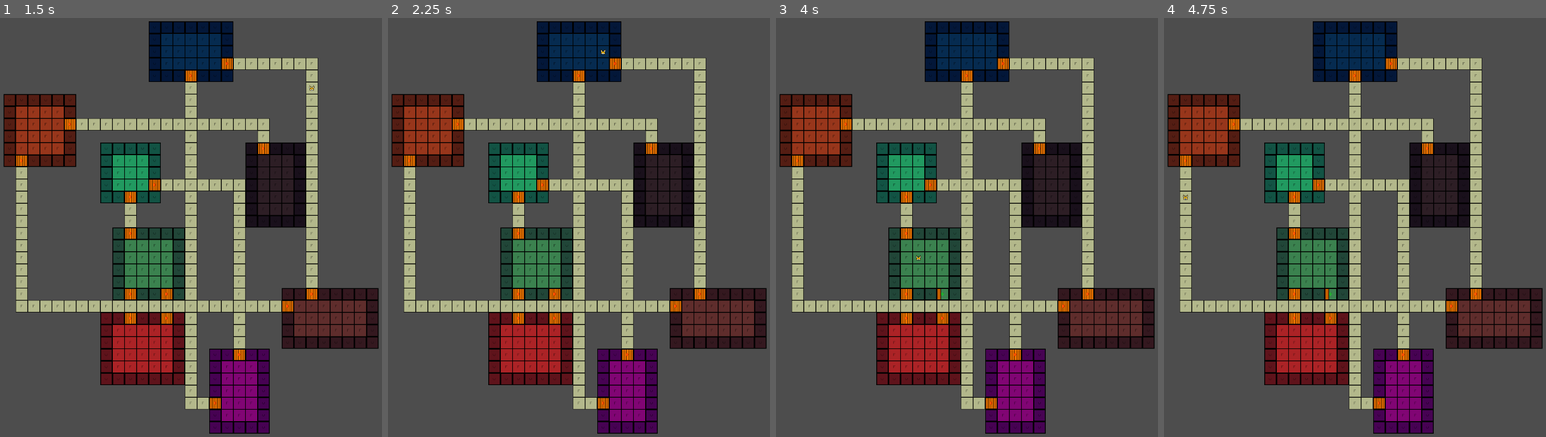
Above: before the commit, frames 1-4 (left to right).
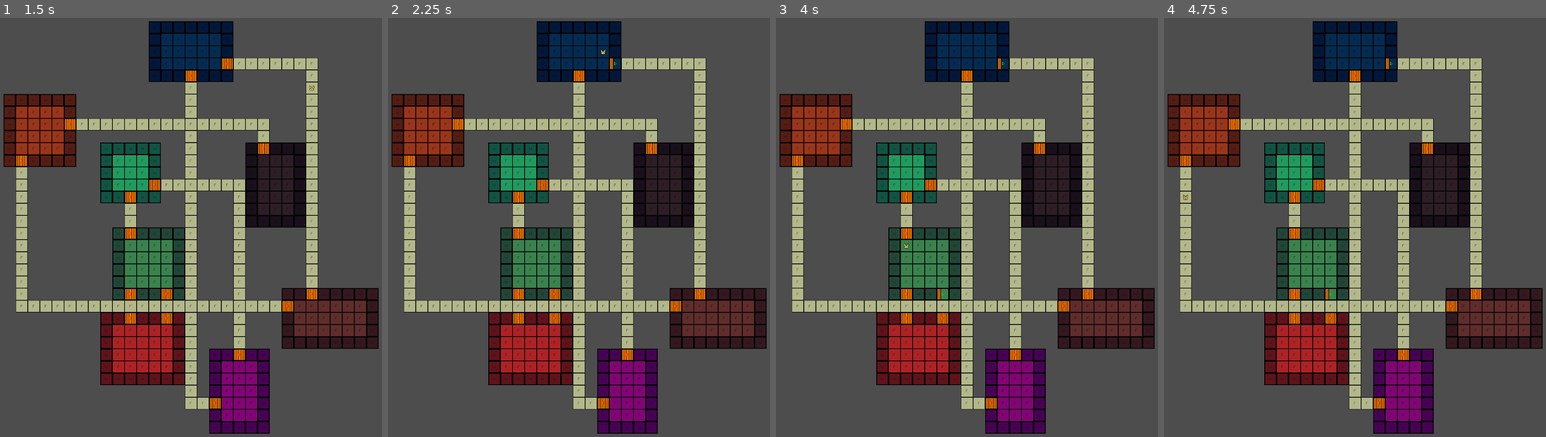
Above: after the commit, the same moments.

Repository: alanb33/GodotDungeonGame
Game: Godot game, scene res://Scenes/GameScene.tscn
Same seed, same stepped clock (60 frames per second), same inputs: the game is played once before the commit and once after it.
Inputs:
- Up to frame 1 (1.5 s): tap Enter (ui_accept) at 0.5, 0.77, 1.25 s; hold Right (ui_right) 0.53-1.28 s; hold Keypad 9 (ui_ne) 0.53-1.28 s; tap Keypad 7 (ui_nw) at 0.8, 1.35 s; hold Down (ui_down) from 1.28 s (still down)
- Up to frame 2 (2.25 s): tap Enter (ui_accept) at 1.52, 2 s; tap Keypad 3 (ui_se) at 1.55 s; release Down (ui_down) at 2.03 s; hold Right (ui_right) from 2.03 s (still down); hold Keypad 3 (ui_se) from 2.03 s (still down)
- Up to frame 3 (4 s): tap Keypad 1 (ui_sw) at 2.3, 2.85 s; tap Enter (ui_accept) at 2.75, 3.02, 3.5, 3.77 s; release Right (ui_right) at 2.78 s; release Keypad 3 (ui_se) at 2.78 s; hold Up (ui_up) 2.78-3.53 s; tap Keypad 9 (ui_ne) at 3.05 s; hold Left (ui_left) from 3.53 s (still down); hold C (action_close) from 3.53 s (still down); tap Keypad 7 (ui_nw) at 3.8 s
- Up to frame 4 (4.75 s): keep holding Left (ui_left); tap Enter (ui_accept) at 4.25, 4.52 s; release C (action_close) at 4.28 s; tap Keypad 9 (ui_ne) at 4.35 s; tap Keypad 3 (ui_se) at 4.55 s

Frame 1 is identical in both runs. In frame 2, less than 0.1% of the frame differs, in the area x 58-61%, y 9-13%; in frame 3, less than 0.1%, in the area x 33-61%, y 9-58%; in frame 4, less than 0.1%.

Commit message:
Add diagonal movement

Diff:
--- a/Components/PlayerMovementController.gd
+++ b/Components/PlayerMovementController.gd
@@ -11,8 +11,17 @@
 		move_request.emit(MoveTypes.Dir.UP)
 	if event.is_action_pressed("ui_down"):
 		move_request.emit(MoveTypes.Dir.DOWN)
+	if event.is_action_pressed("ui_nw"):
+		move_request.emit(MoveTypes.Dir.NW)
+	if event.is_action_pressed("ui_ne"):
+		move_request.emit(MoveTypes.Dir.NE)
+	if event.is_action_pressed("ui_se"):
+		move_request.emit(MoveTypes.Dir.SE)
+	if event.is_action_pressed("ui_sw"):
+		move_request.emit(MoveTypes.Dir.SW)
 	if event.is_action_pressed("ui_accept"):
 		move_request.emit(MoveTypes.Dir.RANDOM)
+
 
 # Called when the node enters the scene tree for the first time.
 func _ready():
--- a/Scenes/EntityMovementController.gd
+++ b/Scenes/EntityMovementController.gd
@@ -23,6 +23,18 @@
 			new_dest_coord.vector2.x -= 1
 		MoveTypes.Dir.RIGHT:
 			new_dest_coord.vector2.x += 1
+		MoveTypes.Dir.NW:
+			new_dest_coord.vector2.x -= 1
+			new_dest_coord.vector2.y -= 1
+		MoveTypes.Dir.NE:
+			new_dest_coord.vector2.x += 1
+			new_dest_coord.vector2.y -= 1
+		MoveTypes.Dir.SE:
+			new_dest_coord.vector2.x += 1
+			new_dest_coord.vector2.y += 1
+		MoveTypes.Dir.SW:
+			new_dest_coord.vector2.x -= 1
+			new_dest_coord.vector2.y += 1
 		MoveTypes.Dir.RANDOM:
 			new_dest_coord.make_equal_to(_level_manager.get_any_passable_tile().coordinate)
 		_:
--- a/project.godot
+++ b/project.godot
@@ -21,6 +21,38 @@
 
 [input]
 
+ui_left={
+"deadzone": 0.5,
+"events": [Object(InputEventKey,"resource_local_to_scene":false,"resource_name":"","device":0,"window_id":0,"alt_pressed":false,"shift_pressed":false,"ctrl_pressed":false,"meta_pressed":false,"pressed":false,"keycode":4194319,"physical_keycode":0,"key_label":0,"unicode":0,"echo":false,"script":null)
+, Object(InputEventJoypadButton,"resource_local_to_scene":false,"resource_name":"","device":0,"button_index":13,"pressure":0.0,"pressed":false,"script":null)
+, Object(InputEventJoypadMotion,"resource_local_to_scene":false,"resource_name":"","device":0,"axis":0,"axis_value":-1.0,"script":null)
+, Object(InputEventKey,"resource_local_to_scene":false,"resource_name":"","device":-1,"window_id":0,"alt_pressed":false,"shift_pressed":false,"ctrl_pressed":false,"meta_pressed":false,"pressed":false,"keycode":4194442,"physical_keycode":0,"key_label":0,"unicode":52,"echo":false,"script":null)
+]
+}
+ui_right={
+"deadzone": 0.5,
+"events": [Object(InputEventKey,"resource_local_to_scene":false,"resource_name":"","device":0,"window_id":0,"alt_pressed":false,"shift_pressed":false,"ctrl_pressed":false,"meta_pressed":false,"pressed":false,"keycode":4194321,"physical_keycode":0,"key_label":0,"unicode":0,"echo":false,"script":null)
+, Object(InputEventJoypadButton,"resource_local_to_scene":false,"resource_name":"","device":0,"button_index":14,"pressure":0.0,"pressed":false,"script":null)
+, Object(InputEventJoypadMotion,"resource_local_to_scene":false,"resource_name":"","device":0,"axis":0,"axis_value":1.0,"script":null)
+, Object(InputEventKey,"resource_local_to_scene":false,"resource_name":"","device":-1,"window_id":0,"alt_pressed":false,"shift_pressed":false,"ctrl_pressed":false,"meta_pressed":false,"pressed":false,"keycode":4194444,"physical_keycode":0,"key_label":0,"unicode":54,"echo":false,"script":null)
+]
+}
+ui_up={
+"deadzone": 0.5,
+"events": [Object(InputEventKey,"resource_local_to_scene":false,"resource_name":"","device":0,"window_id":0,"alt_pressed":false,"shift_pressed":false,"ctrl_pressed":false,"meta_pressed":false,"pressed":false,"keycode":4194320,"physical_keycode":0,"key_label":0,"unicode":0,"echo":false,"script":null)
+, Object(InputEventJoypadButton,"resource_local_to_scene":false,"resource_name":"","device":0,"button_index":11,"pressure":0.0,"pressed":false,"script":null)
+, Object(InputEventJoypadMotion,"resource_local_to_scene":false,"resource_name":"","device":0,"axis":1,"axis_value":-1.0,"script":null)
+, Object(InputEventKey,"resource_local_to_scene":false,"resource_name":"","device":-1,"window_id":0,"alt_pressed":false,"shift_pressed":false,"ctrl_pressed":false,"meta_pressed":false,"pressed":false,"keycode":4194446,"physical_keycode":0,"key_label":0,"unicode":56,"echo":false,"script":null)
+]
+}
+ui_down={
+"deadzone": 0.5,
+"events": [Object(InputEventKey,"resource_local_to_scene":false,"resource_name":"","device":0,"window_id":0,"alt_pressed":false,"shift_pressed":false,"ctrl_pressed":false,"meta_pressed":false,"pressed":false,"keycode":4194322,"physical_keycode":0,"key_label":0,"unicode":0,"echo":false,"script":null)
+, Object(InputEventJoypadButton,"resource_local_to_scene":false,"resource_name":"","device":0,"button_index":12,"pressure":0.0,"pressed":false,"script":null)
+, Object(InputEventJoypadMotion,"resource_local_to_scene":false,"resource_name":"","device":0,"axis":1,"axis_value":1.0,"script":null)
+, Object(InputEventKey,"resource_local_to_scene":false,"resource_name":"","device":-1,"window_id":0,"alt_pressed":false,"shift_pressed":false,"ctrl_pressed":false,"meta_pressed":false,"pressed":false,"keycode":4194440,"physical_keycode":0,"key_label":0,"unicode":50,"echo":false,"script":null)
+]
+}
 action_close={
 "deadzone": 0.5,
 "events": [Object(InputEventKey,"resource_local_to_scene":false,"resource_name":"","device":-1,"window_id":0,"alt_pressed":false,"shift_pressed":false,"ctrl_pressed":false,"meta_pressed":false,"pressed":false,"keycode":67,"physical_keycode":0,"key_label":0,"unicode":99,"echo":false,"script":null)
